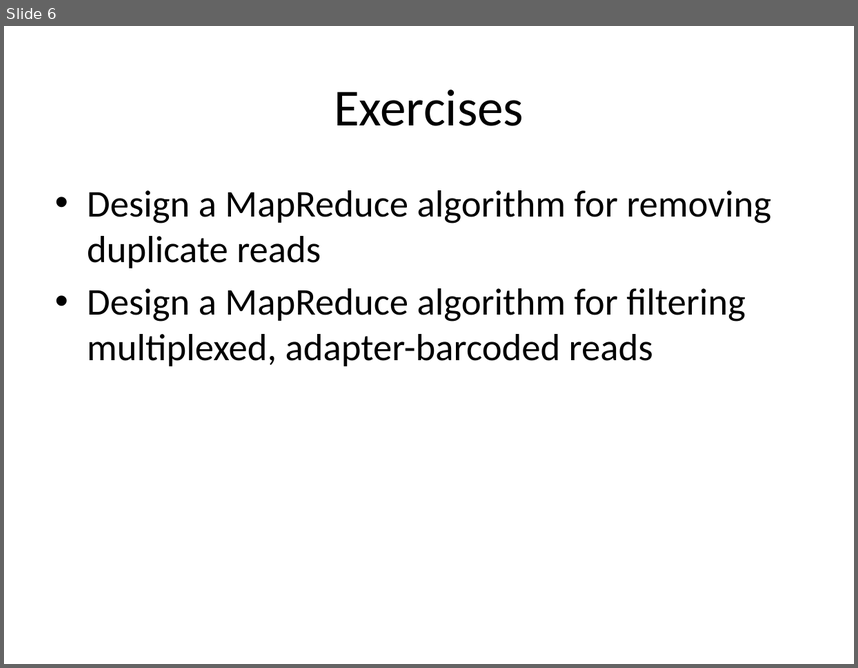
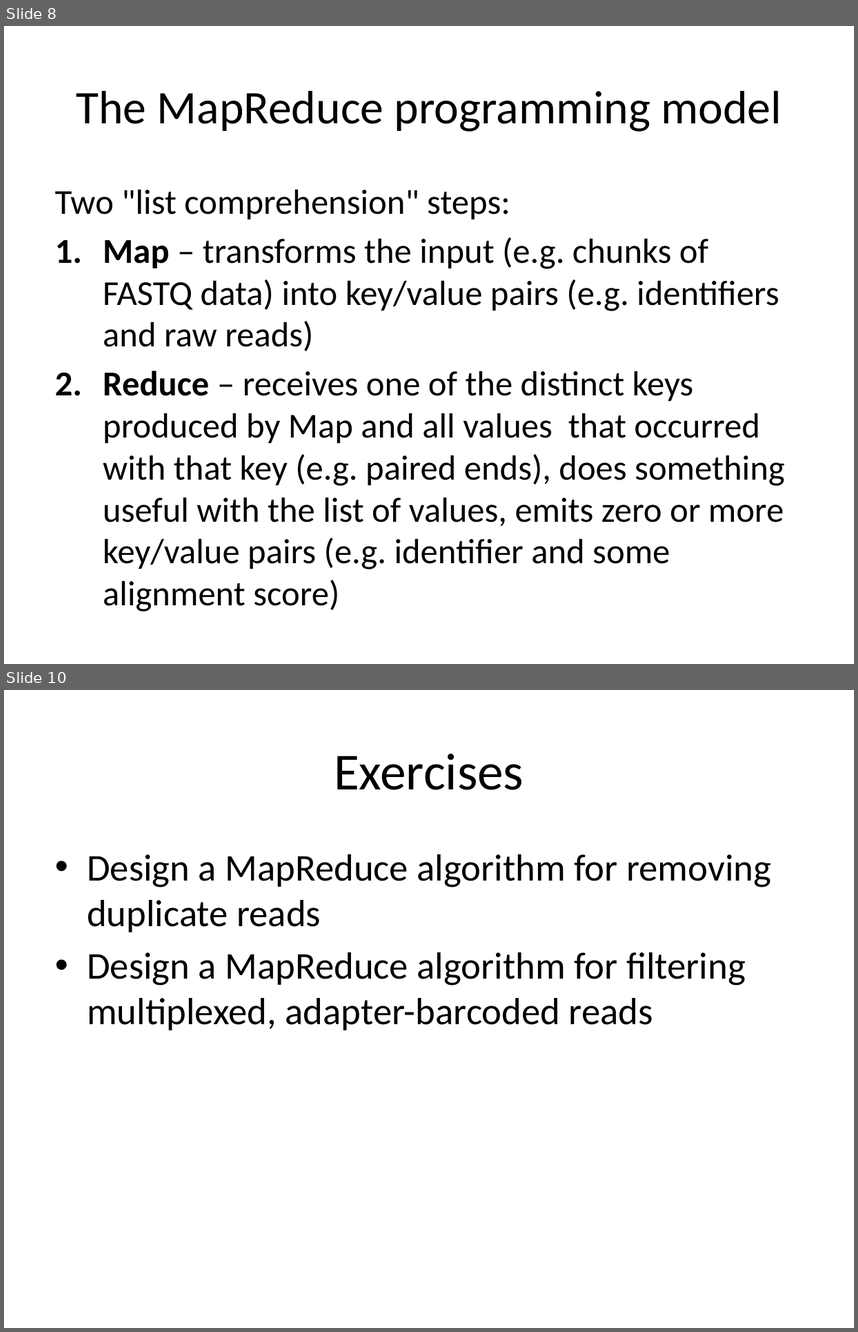
Before and after one commit to rvosa/ngs-workflows, a slide deck: doc/slides/day3/session4/MassiveParallelization.pptx. Shown one above the other, each under a label of ours: slide 6 before the commit, slides 8 and 10 after it; the slides between them are not shown. The pictures are 858x668 and 858x1332 pixels, drawn with LibreOffice and Linux fonts; fonts in the diff are those of the drawing. Boxes give left, top, right and bottom in pixels: in the first picture for what was removed or moved away, otherwise in the second. Text is boxed around its words. In the diff, an @@ line names an element or a change of style, - is before the commit and + after.

```diff
--- a/doc/slides/day3/session4/MassiveParallelization.pptx
+++ b/doc/slides/day3/session4/MassiveParallelization.pptx
@@ slide 8 added at bbox=[4, 26, 854, 664], background #FFFFFF @@
@@ title added at bbox=[76, 91, 782, 132], 39.6 pt, text #000000 @@
+The MapReduce programming model
@@ text added at bbox=[55, 190, 784, 611], 29.6 pt, text #000000 @@
+Two "list comprehension" steps:
+1. Map – transforms the input (e.g. chunks of FASTQ data) into key/value pairs (e.g. identifiers and raw reads)
+2. Reduce – receives one of the distinct keys produced by Map and all values that occurred with that key (e.g. paired ends), does something useful with the list of values, emits zero or more key/value pairs (e.g. identifier and some alignment score)
@@ what was slide 6 is now slide 10 @@
```
Also in this commit, not shown: 1 slide changed, 7 other slides added, 4 slides removed, 1 other file.
